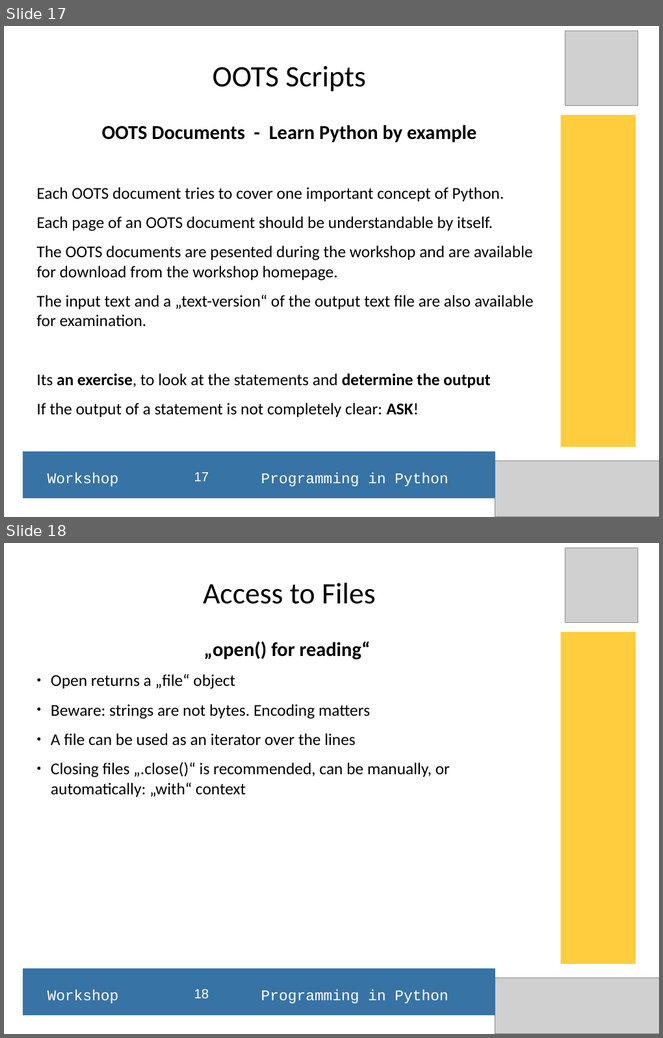
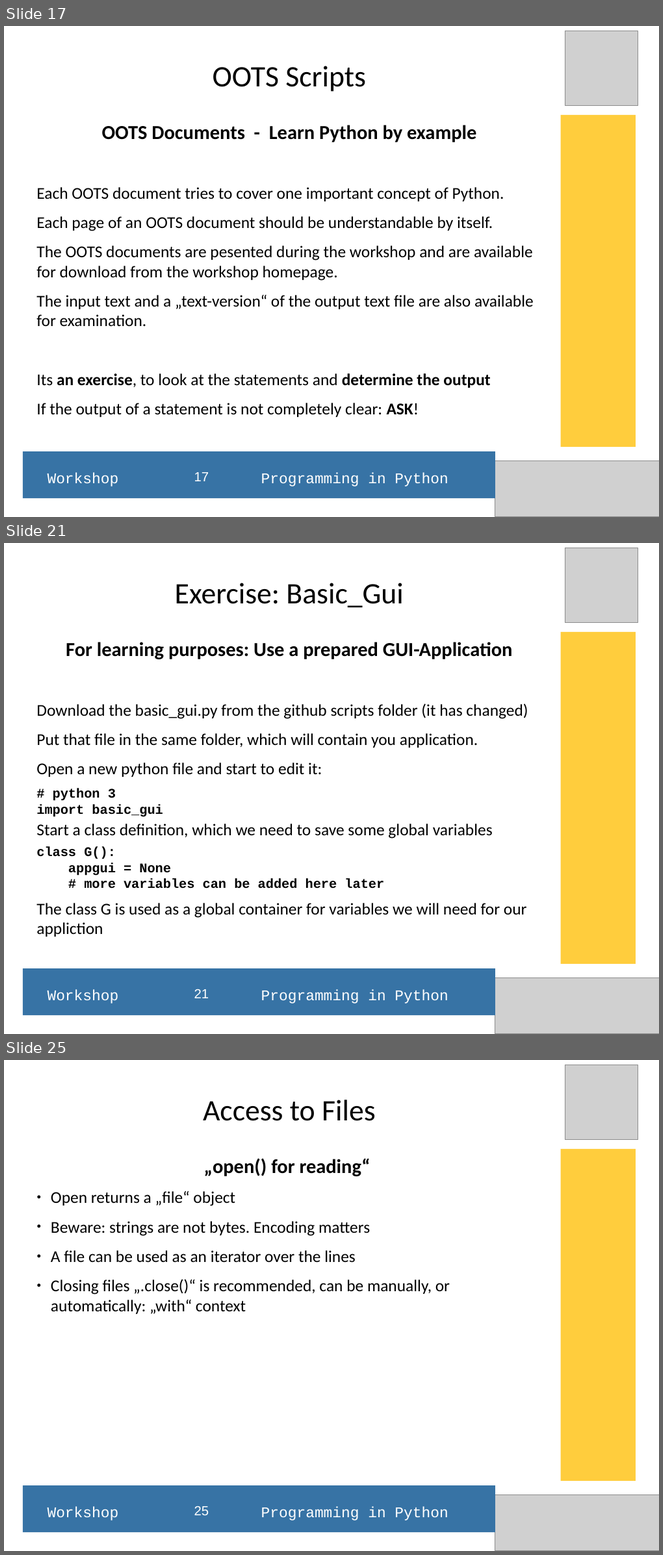
Before and after one commit to hans-boden/pyws-fablab-lisbon, a slide deck: resources/python_ws_2016Q1.odp. Shown one above the other, each under a label of ours: slides 17 and 18 before the commit, slides 17, 21 and 25 after it; the slides between them are not shown. The pictures are 663x1038 and 663x1555 pixels, drawn with LibreOffice and Linux fonts; fonts in the diff are those of the drawing; grey boxes stand for pictures. Boxes give left, top, right and bottom in pixels: in the first picture for what was removed or moved away, otherwise in the second. Text is boxed around its words. In the diff, an @@ line names an element or a change of style, - is before the commit and + after.

Commit message:
extended Python Workshop presentation

```diff
--- a/resources/python_ws_2016Q1.odp
+++ b/resources/python_ws_2016Q1.odp
@@ slide 21 added at (4,543,659,1034), background #FFFFFF @@
@@ picture added at (566,548,638,623) @@
@@ title added at (175,583,403,607), 36 pt, text #000000 @@
+Exercise: Basic_Gui
@@ rectangle added at (561,632,636,965), fill #FFCD3D @@
@@ subtitle added at (36,642,528,937), 20 pt, text #000000 @@
+For learning purposes: Use a prepared GUI-Application
+Download the basic_gui.py from the github scripts folder (it has changed)
+Put that file in the same folder, which will contain you application.
+Open a new python file and start to edit it:
+# python 3
+import basic_gui
+Start a class definition, which we need to save some global variables
+class G():
+appgui = None
+# more variables can be added here later
+The class G is used as a global container for variables we will need for our appliction
@@ rectangle added at (22,969,495,1016), fill #3773A5 @@
@@ text added at (48,990,448,1004), 18 pt, text #FFFFFF @@
+Workshop Programming in Python
@@ page number added at (194,990,209,999), 16 pt, text #FFFFFF @@
+21
@@ picture added at (495,979,659,1034) @@
@@ what was slide 18 is now slide 25 @@
@@ page number at (194,1507,209,1516): text changed @@
-18
+25
```
Also in this commit, not shown: 6 other slides added, 3 other files.
